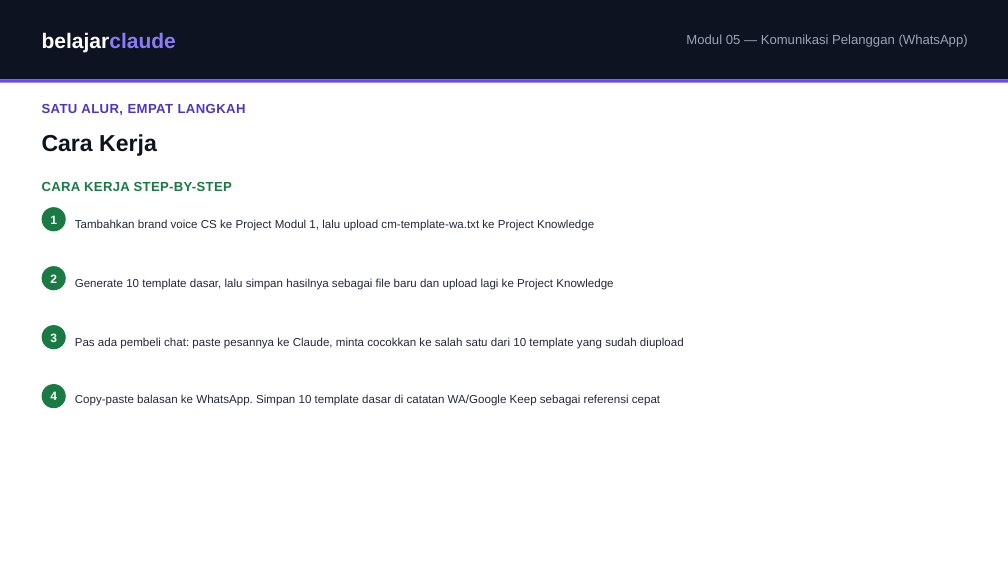
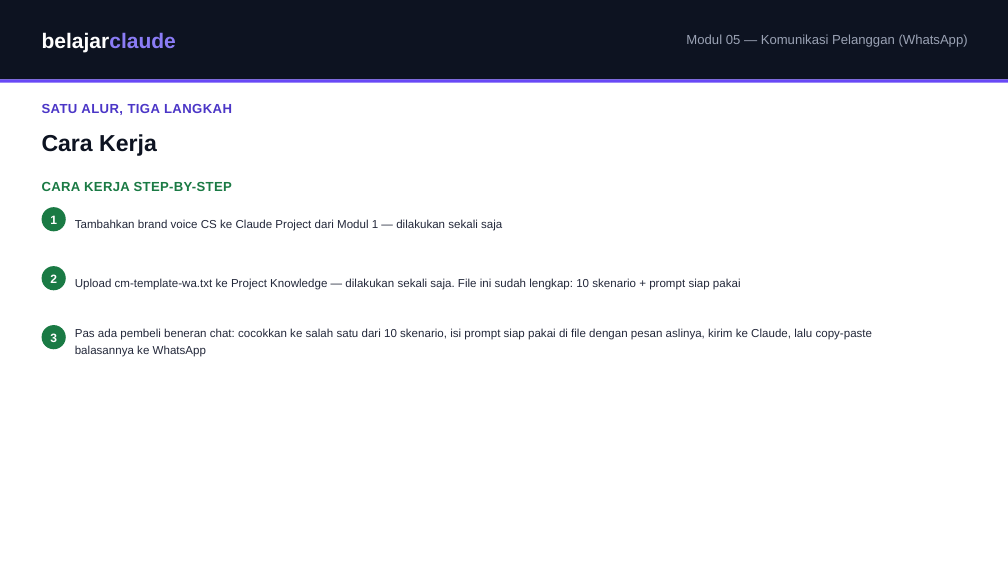
Before and after one commit to juliautomo/belajar-claude, a slide deck: slide 4 of Content-Marketing/M05-Komunikasi-Pelanggan/K3-M05-Komunikasi-Pelanggan.pptx. Drawn at 1008x567 pixels with LibreOffice and Linux fonts; fonts in the diff are those of the drawing. Boxes give left, top, right and bottom in pixels: in the first picture for what was removed or moved away, otherwise in the second. Text is boxed around its words. In the diff, an @@ line names an element or a change of style, - is before the commit and + after.

Commit message:
M05: simplify to Julia's 3-latihan design — upload once (L2), reuse the file's own built-in Prompt Siap Pakai for every real case (L3), no more generate-then-reupload cycle

```diff
--- a/Content-Marketing/M05-Komunikasi-Pelanggan/K3-M05-Komunikasi-Pelanggan.pptx
+++ b/Content-Marketing/M05-Komunikasi-Pelanggan/K3-M05-Komunikasi-Pelanggan.pptx
@@ text at (42, 104, 232, 115): text changed @@
-SATU ALUR, EMPAT LANGKAH
+SATU ALUR, TIGA LANGKAH
@@ text at (75, 219, 502, 231): text changed @@
-Tambahkan brand voice CS ke Project Modul 1, lalu upload cm-template-wa.txt ke Project Knowledge
+Tambahkan brand voice CS ke Claude Project dari Modul 1 — dilakukan sekali saja
@@ text at (75, 278, 741, 290): text changed @@
-Generate 10 template dasar, lalu simpan hasilnya sebagai file baru dan upload lagi ke Project Knowledge
+Upload cm-template-wa.txt ke Project Knowledge — dilakukan sekali saja. File ini sudah lengkap: 10 skenario + prompt siap pakai
@@ text at (75, 328, 873, 357): text changed @@
-Pas ada pembeli chat: paste pesannya ke Claude, minta cocokkan ke salah satu dari 10 template yang sudah diupload
+Pas ada pembeli beneran chat: cocokkan ke salah satu dari 10 skenario, isi prompt siap pakai di file dengan pesan aslinya, kirim ke Claude, lalu copy-paste balasannya ke WhatsApp
@@ ellipse removed at (42, 384, 66, 408) @@
@@ text removed at (50, 391, 57, 400) @@
-4
@@ text removed at (75, 394, 660, 406) @@
-Copy-paste balasan ke WhatsApp. Simpan 10 template dasar di catatan WA/Google Keep sebagai referensi cepat
```
Also in this commit, not shown: 3 other slides changed, 1 other file.
